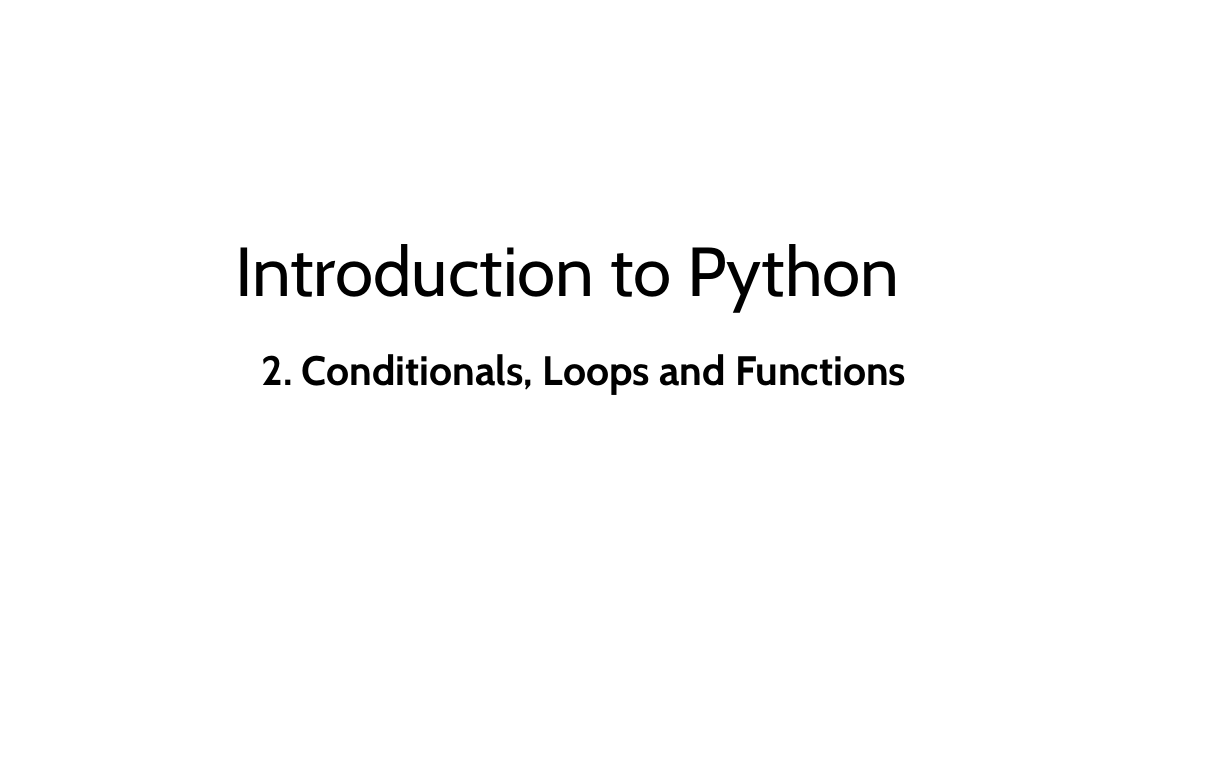
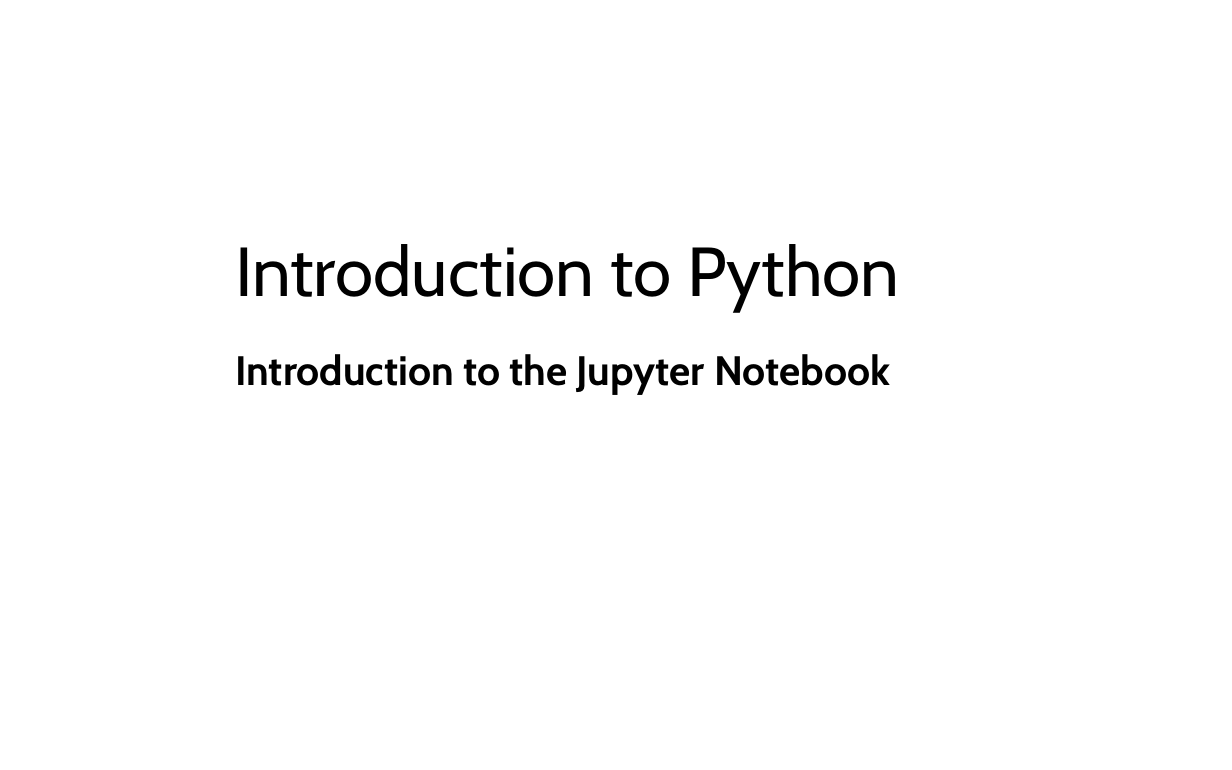
Before and after one commit to LongBaoNguyen/longbaonguyen.github.io, a slide deck: slide 1 of courses/apcsp/lect8.pptx. Drawn at 1232x770 pixels with LibreOffice and Linux fonts; fonts in the diff are those of the drawing. Boxes give left, top, right and bottom in pixels: in the first picture for what was removed or moved away, otherwise in the second. Text is boxed around its words. In the diff, an @@ line names an element or a change of style, - is before the commit and + after.

```diff
--- a/courses/apcsp/lect8.pptx
+++ b/courses/apcsp/lect8.pptx
@@ subtitle at <box>235,354,890,395</box>: text changed @@
-2. Conditionals, Loops and Functions
+Introduction to the Jupyter Notebook
```
Also in this commit, not shown: 1 other slide changed, 1 slide removed, 4 other files.
